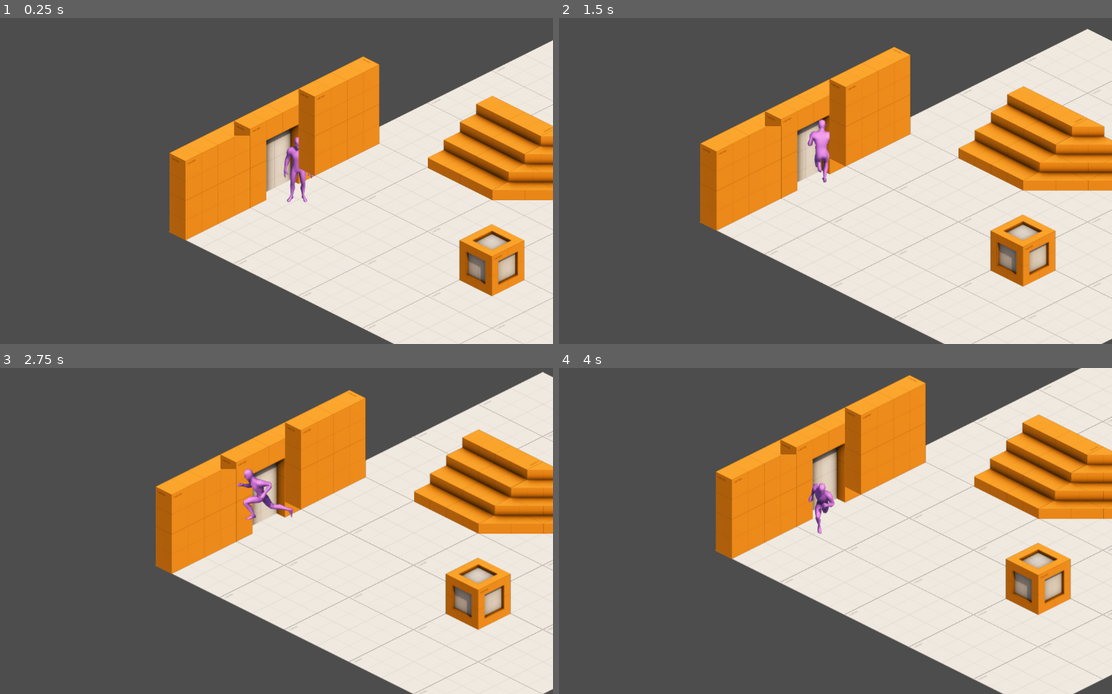
Above: before the commit, frames 1-4 (two rows, left to right).
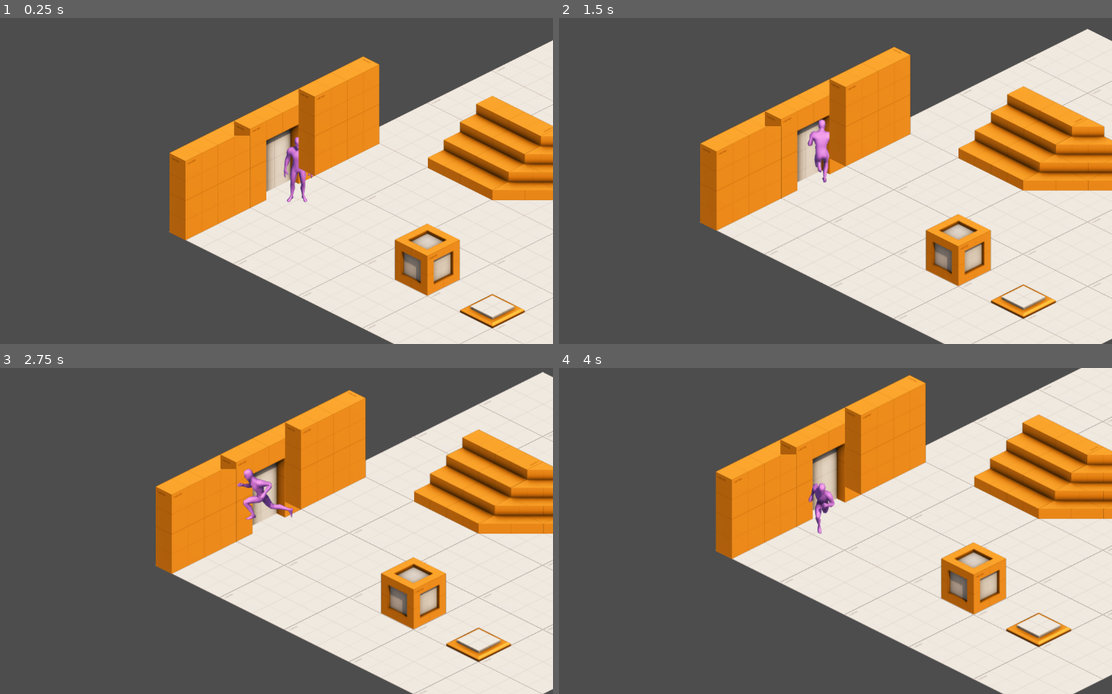
Above: after the commit, the same moments.

Repository: hubert3103/ChromaBlock
Game: Godot game, scene res://Marijn/Level1/level1.tscn
The game is run twice, just before and just after one commit, with the same random seed, the same clock (stepped at 60 frames per second) and the same inputs. The project has no main scene, so this scene is started directly.
Inputs:
- Up to frame 1 (0.25 s): no input
- Up to frame 2 (1.5 s): hold W (move_up) from 0.53 s (still down)
- Up to frame 3 (2.75 s): release W (move_up) at 2.03 s; hold A (move_left) from 2.03 s (still down)
- Up to frame 4 (4 s): release A (move_left) at 3.53 s; hold S (move_down) from 3.53 s (still down)

The runs differ from the first frame. In frame 1, 4.5% of the frame differs, in the area x 71-95%, y 63-96%; in frame 2, 4.5%; in frame 3, 4.5%; in frame 4, 4.5%, in the area x 69-93%, y 53-86%.

Commit message:
Made demo branch

Diff:
--- /dev/null
+++ b/Marijn/Level1/floor_switch.gd
@@ -0,0 +1,23 @@
+extends Area2D
+
+@export var required_id: String = "A"
+
+var is_active = false
+
+func _on_body_entered(body):
+	if body.has_method("get_crate_id"):
+		if body.get_crate_id() == required_id:
+			is_active = true
+			activate()
+
+func _on_body_exited(body):
+	if body.has_method("get_crate_id"):
+		if body.get_crate_id() == required_id:
+			is_active = false
+			deactivate()
+
+func activate():
+	print("Switch ON")
+
+func deactivate():
+	print("Switch OFF")
--- /dev/null
+++ b/Marijn/Level1/floor_switch.tscn
@@ -0,0 +1,13 @@
+[gd_scene format=3 uid="uid://ddaxdlvfei4vg"]
+
+[ext_resource type="Texture2D" uid="uid://cwhjo0d6ah6va" path="res://art/Isometric/switchFloorOff_E.png" id="1_g13by"]
+[ext_resource type="Script" uid="uid://ce15kojxt42w8" path="res://Marijn/Level1/floor_switch.gd" id="1_sn77k"]
+
+[node name="FloorSwitch" type="Area2D" unique_id=1662818470]
+script = ExtResource("1_sn77k")
+
+[node name="CollisionShape2D" type="CollisionShape2D" parent="." unique_id=1230461239]
+
+[node name="Sprite2D" type="Sprite2D" parent="." unique_id=622962867]
+position = Vector2(1, -177)
+texture = ExtResource("1_g13by")
--- a/Marijn/Level1/level1.tscn
+++ b/Marijn/Level1/level1.tscn
@@ -7,6 +7,7 @@
 [ext_resource type="Texture2D" uid="uid://st411ri0vus2" path="res://art/Tilesheet/door_tilesheet.png" id="3_tmoik"]
 [ext_resource type="Texture2D" uid="uid://k2gj1cdfkcae" path="res://art/Tilesheet/block_tilesheet.png" id="5_q0ovb"]
 [ext_resource type="Texture2D" uid="uid://bagaenui0u2ni" path="res://art/Tilesheet/stair_tilesheet.png" id="6_blb4b"]
+[ext_resource type="PackedScene" uid="uid://ddaxdlvfei4vg" path="res://Marijn/Level1/floor_switch.tscn" id="7_blb4b"]
 [ext_resource type="PackedScene" uid="uid://ceninen4wl1vr" path="res://Marijn/crate.tscn" id="8_q0ovb"]
 
 [sub_resource type="TileSetAtlasSource" id="TileSetAtlasSource_vpdkp"]
@@ -394,8 +395,11 @@
 tile_set = SubResource("TileSet_c2y7v")
 occlusion_enabled = false
 
+[node name="FloorSwitch" parent="." unique_id=1662818470 instance=ExtResource("7_blb4b")]
+position = Vector2(640, 337)
+
 [node name="Crate" parent="." unique_id=2143499831 instance=ExtResource("8_q0ovb")]
-position = Vector2(532, 133)
+position = Vector2(404, 132)
 
 [node name="Player" parent="." unique_id=113525314 instance=ExtResource("3_8q58m")]
 position = Vector2(0, 0)
--- a/Marijn/crate.gd
+++ b/Marijn/crate.gd
@@ -1,22 +1,14 @@
 extends CharacterBody2D
 
 @export var push_speed = 100
+@export var crate_id: String = "A"
 
 func push(direction: Vector2):
 	if direction == Vector2.ZERO:
 		return
 
-	var diag = Vector2(
-		sign(direction.x),
-		sign(direction.y)
-	)
+	velocity = direction.normalized() * push_speed
+	move_and_slide()
 
-	# If purely horizontal, choose vertical based on last movement (example fallback)
-	if diag.y == 0:
-		diag.y = 1 if direction.y >= 0 else -1
-
-	if diag.x == 0:
-		diag.x = 1 if direction.x >= 0 else -1
-
-	velocity = diag.normalized() * push_speed
-	move_and_slide()
+func get_crate_id():
+	return crate_id
--- a/Marijn/crate.tscn
+++ b/Marijn/crate.tscn
@@ -16,6 +16,5 @@
 
 [node name="CollisionShape2D" type="CollisionShape2D" parent="." unique_id=1592186791]
 position = Vector2(108, 114)
-rotation = 0.7853982
 scale = Vector2(0.9999999, 0.9999999)
 shape = SubResource("RectangleShape2D_rxb5b")
Not shown, added: Marijn/Level1/floor_switch.gd.uid
